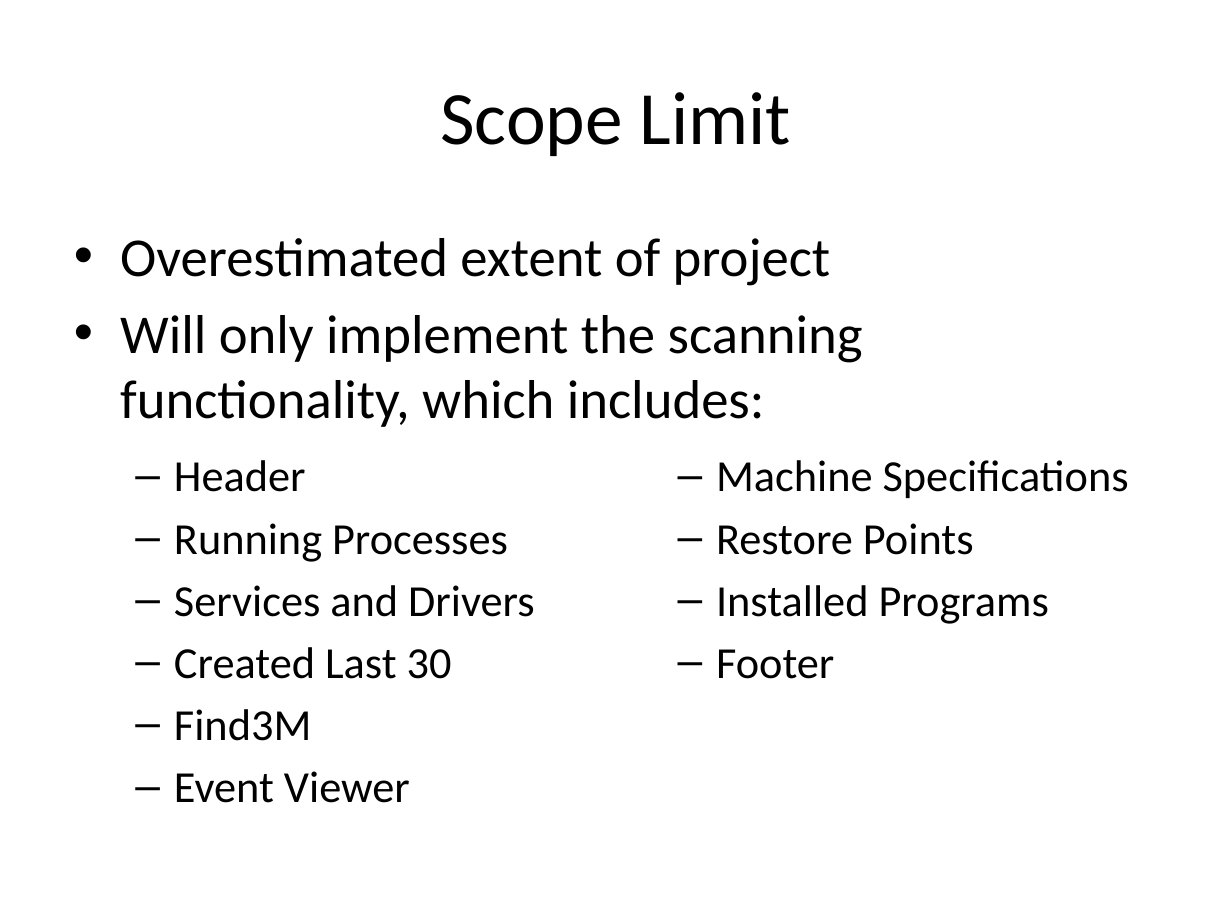
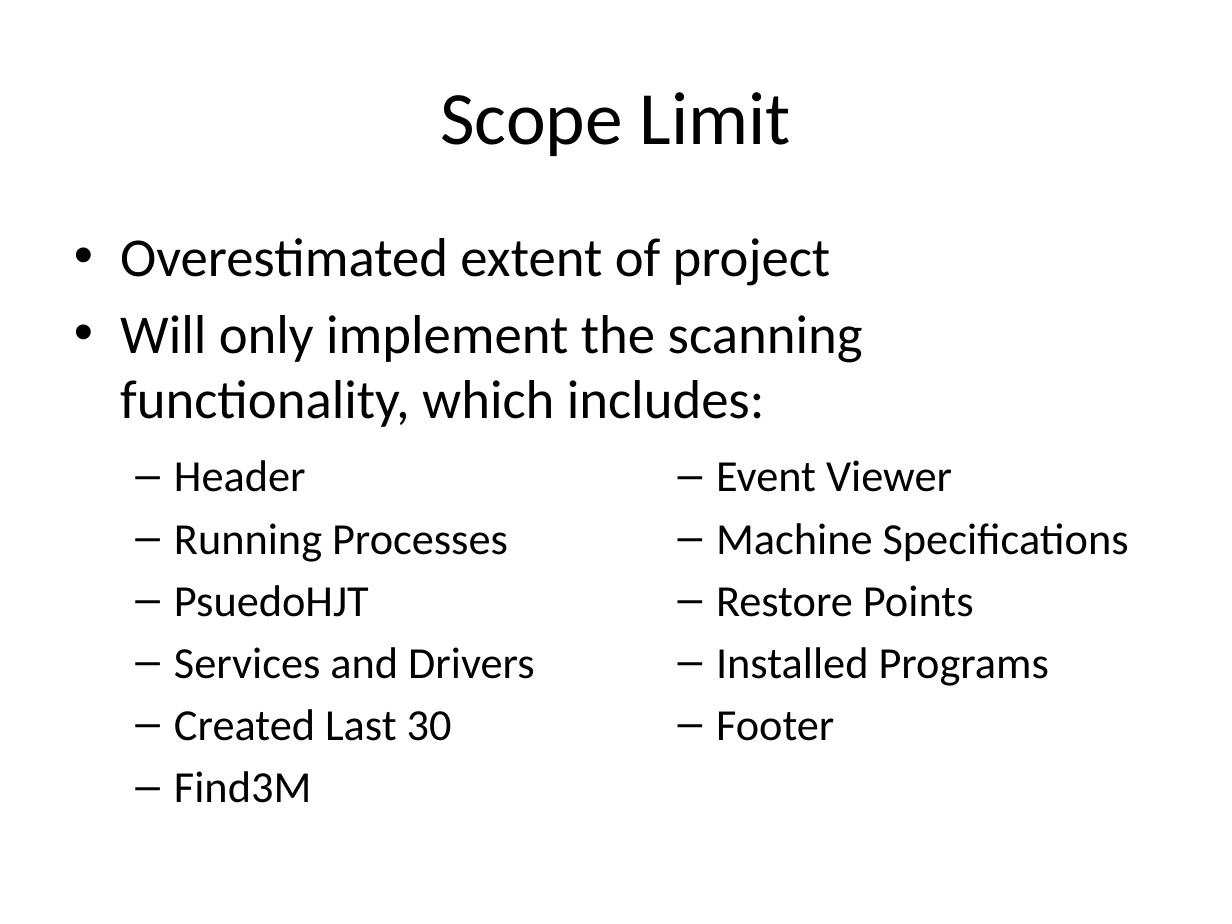
Before and after one commit to BillyONeal/Instalog, a slide deck: slide 7 of Docs/EECS395.Spring2012.SnyderOneal.InterimReport1Presentation.Instalog.pptx. Drawn at 1232x924 pixels with LibreOffice and Linux fonts; fonts in the diff are those of the drawing. Boxes give left, top, right and bottom in pixels: in the first picture for what was removed or moved away, otherwise in the second. Text is boxed around its words. In the diff, an @@ line names an element or a change of style, - is before the commit and + after.

Commit message:
Forgot PsuedoHJT

```diff
--- a/Docs/EECS395.Spring2012.SnyderOneal.InterimReport1Presentation.Instalog.pptx
+++ b/Docs/EECS395.Spring2012.SnyderOneal.InterimReport1Presentation.Instalog.pptx
@@ text at (x1=174, y1=585, x2=369, y2=617): paragraph added @@
+  – PsuedoHJT
```
